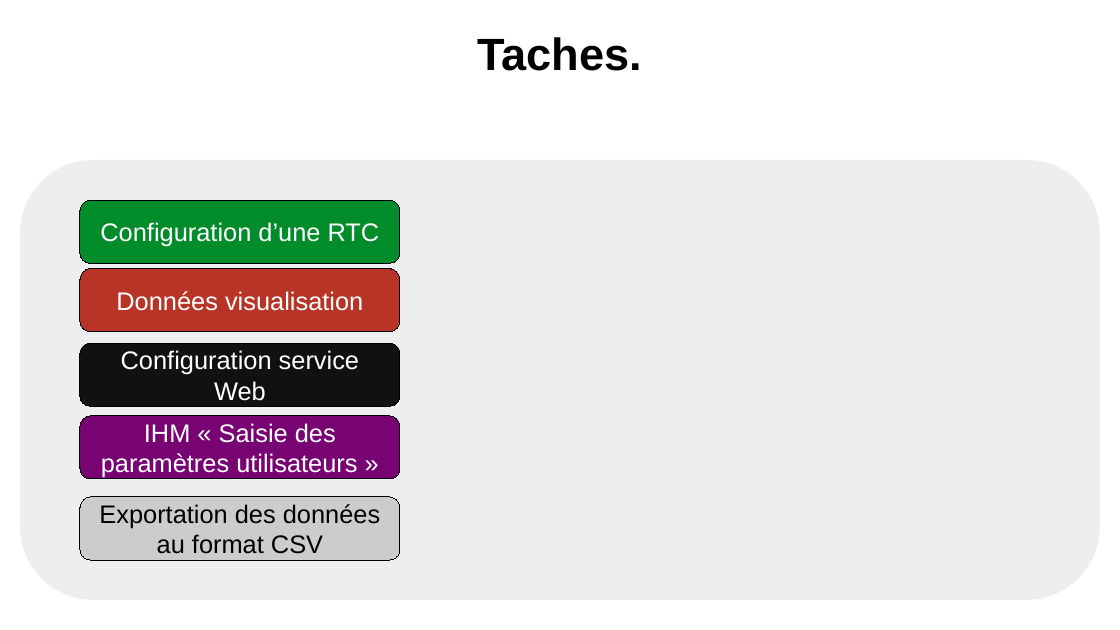
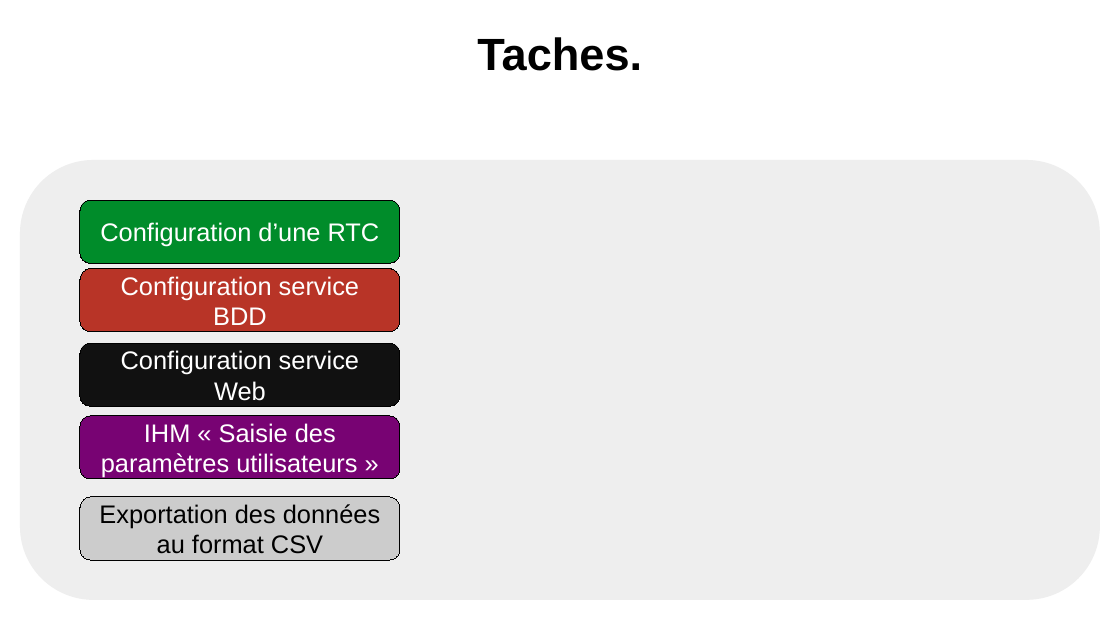
Before and after one commit to Sauvage89/sechoir-houblon, a slide deck: slide 25 of doc/diaporama/revu2/revu2_sauvage.odp (slide 27 before the commit). Drawn at 1120x630 pixels with LibreOffice and Linux fonts; fonts in the diff are those of the drawing. Boxes give left, top, right and bottom in pixels: in the first picture for what was removed or moved away, otherwise in the second. Text is boxed around its words. In the diff, an @@ line names an element or a change of style, - is before the commit and + after.

```diff
--- a/doc/diaporama/revu2/revu2_sauvage.odp
+++ b/doc/diaporama/revu2/revu2_sauvage.odp
@@ text in rounded rectangle at (121, 276, 359, 325): text changed @@
-Données visualisation
+Configuration service BDD
```
Also in this commit, not shown: 4 other slides changed, 16 slides added, 6 slides removed.
